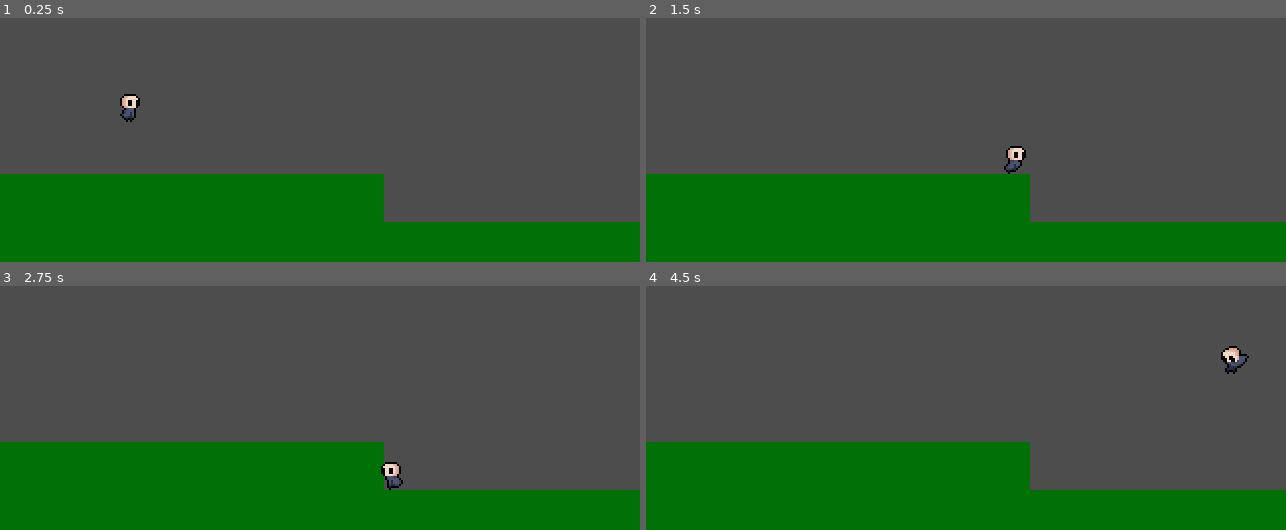
Above: before the commit, frames 1-4 (two rows, left to right).
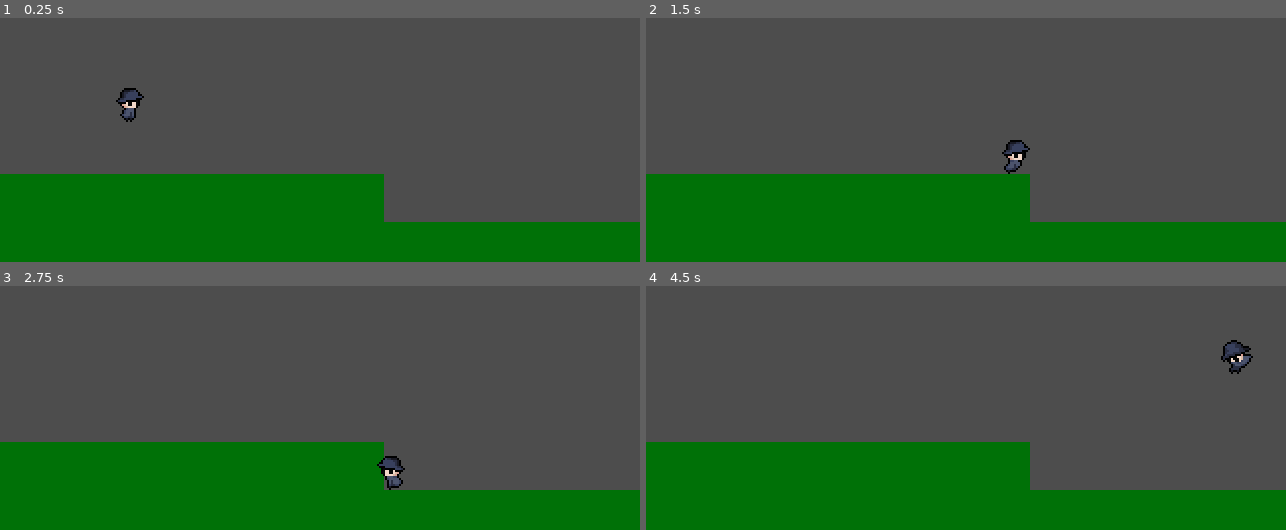
Above: after the commit, the same moments.

Repository: jokw1228/I-Wanna-Be-The-Um
Game: Godot game, scene res://Scenes/DemoScene.tscn
The game is run twice, just before and just after one commit, with the same random seed, the same clock (stepped at 60 frames per second) and the same inputs.
Inputs:
- Up to frame 1 (0.25 s): no input
- Up to frame 2 (1.5 s): hold Right (move_right) from 0.53 s (still down); tap Up (jump) at 0.6, 0.77, 1.07, 1.35 s
- Up to frame 3 (2.75 s): tap Up (jump) at 1.52, 1.82, 2.1 s; release Right (move_right) at 2.03 s; hold Left (move_left) from 2.03 s (still down)
- Up to frame 4 (4.5 s): release Left (move_left) at 2.78 s; hold Right (move_right) 2.78-4.28 s; tap Up (jump) at 2.85, 3.02, 3.32, 3.6, 3.77, 4.07, 4.35 s; hold Left (move_left) from 4.28 s (still down)

The runs differ from the first frame. In frame 1, 0.2% of the frame differs, in the area x 18-23%, y 28-36%; in frame 2, 0.2%; in frame 3, 0.2%; in frame 4, 0.4%, in the area x 89-95%, y 22-37%.

Commit message:
모자(Um) 추가

Diff:
--- a/Scenes/DemoScene.tscn
+++ b/Scenes/DemoScene.tscn
@@ -6,7 +6,7 @@
 size = Vector2(128, 40)
 
 [sub_resource type="RectangleShape2D" id="3"]
-size = Vector2(64, 270)
+size = Vector2(64, 255.5)
 
 [sub_resource type="RectangleShape2D" id="RectangleShape2D_1e53n"]
 size = Vector2(193.125, 64)
@@ -41,11 +41,11 @@
 color = Color(0, 0.443137, 0.027451, 1)
 
 [node name="CollisionShape2D" type="CollisionShape2D" parent="StaticBody2D3"]
-position = Vector2(-552, -224)
+position = Vector2(-552, -232)
 shape = SubResource("3")
 
 [node name="CollisionShape2D2" type="CollisionShape2D" parent="StaticBody2D3"]
-position = Vector2(-170, -231)
+position = Vector2(-168, -231.75)
 shape = SubResource("3")
 
 [node name="CollisionShape2D3" type="CollisionShape2D" parent="StaticBody2D3"]
--- a/Scenes/Player/Player.gd
+++ b/Scenes/Player/Player.gd
@@ -105,7 +105,9 @@
 
 var acc = Vector2()
 
+#node path esport
 @export var AnimatedSprite2D_node: AnimatedSprite2D
+@export var UmAnimatedSprite2D_node: AnimatedSprite2D
 
 #Finite State Machine
 enum flip_h_type {LEFT = 1, RIGHT = 0}
@@ -354,6 +356,7 @@
 		if flip_h_state != value:
 			flip_h_state = value
 			AnimatedSprite2D_node.flip_h = value #좌우 반전은 따로 시그널 및 메소드 구현 안함
+			UmAnimatedSprite2D_node.flip_h = value
 	elif state == "is_moving_side_to_side_state":
 		if is_moving_side_to_side_state != value:
 			is_moving_side_to_side_state = value
@@ -366,10 +369,14 @@
 func update_animation():
 	if is_floating_in_the_air_state == is_floating_in_the_air_type.AIR_RISING:
 		AnimatedSprite2D_node.animation = "jump"
+		UmAnimatedSprite2D_node.animation = "jump"
 	elif is_floating_in_the_air_state == is_floating_in_the_air_type.AIR_FALLING:
 		AnimatedSprite2D_node.animation = "fall"
+		UmAnimatedSprite2D_node.animation = "fall"
 	elif is_floating_in_the_air_state == is_floating_in_the_air_type.GROUND:
 		if is_moving_side_to_side_state == is_moving_side_to_side_type.MOVING:
 			AnimatedSprite2D_node.animation = "walk"
+			UmAnimatedSprite2D_node.animation = "walk"
 		elif is_moving_side_to_side_state == is_moving_side_to_side_type.STOP:
 			AnimatedSprite2D_node.animation = "idle"
+			UmAnimatedSprite2D_node.animation = "idle"
--- a/Scenes/Player/Player.tscn
+++ b/Scenes/Player/Player.tscn
@@ -1,10 +1,13 @@
-[gd_scene load_steps=11 format=3 uid="uid://bbm72675nvcda"]
+[gd_scene load_steps=15 format=3 uid="uid://bbm72675nvcda"]
 
 [ext_resource type="Script" path="res://Scenes/Player/Player.gd" id="1_r2ilq"]
 [ext_resource type="Texture2D" uid="uid://cadqfve1nujug" path="res://Resources/Sprites/Player/sprite_player_fall.png" id="3_n4luc"]
 [ext_resource type="Texture2D" uid="uid://btmy7kh43b6s2" path="res://Resources/Sprites/Player/sprite_player_jump.png" id="4_0hewo"]
 [ext_resource type="Texture2D" uid="uid://5q5nksowyvm1" path="res://Resources/Sprites/Player/sprite_player_idle.png" id="4_qfim3"]
 [ext_resource type="Texture2D" uid="uid://djo6mck7c88pr" path="res://Resources/Sprites/Player/sprite_player_walk.png" id="6_2djx6"]
+[ext_resource type="Texture2D" uid="uid://c25dg3p0623gl" path="res://Resources/Sprites/Player/sprite_player_um_fall.png" id="6_cwewl"]
+[ext_resource type="Texture2D" uid="uid://bh6mr1dtivqqq" path="res://Resources/Sprites/Player/sprite_player_um_idle.png" id="7_ltmdp"]
+[ext_resource type="Texture2D" uid="uid://befsjqb22m7xp" path="res://Resources/Sprites/Player/sprite_player_um_jump.png" id="8_dxt1r"]
 
 [sub_resource type="CapsuleShape2D" id="CapsuleShape2D_vmrs7"]
 radius = 4.0
@@ -63,7 +66,42 @@
 "speed": 12.0
 }]
 
-[node name="Player" type="CharacterBody2D" node_paths=PackedStringArray("AnimatedSprite2D_node")]
+[sub_resource type="SpriteFrames" id="SpriteFrames_ug6b3"]
+animations = [{
+"frames": [{
+"duration": 1.0,
+"texture": ExtResource("6_cwewl")
+}],
+"loop": true,
+"name": &"fall",
+"speed": 5.0
+}, {
+"frames": [{
+"duration": 1.0,
+"texture": ExtResource("7_ltmdp")
+}],
+"loop": true,
+"name": &"idle",
+"speed": 5.0
+}, {
+"frames": [{
+"duration": 1.0,
+"texture": ExtResource("8_dxt1r")
+}],
+"loop": true,
+"name": &"jump",
+"speed": 5.0
+}, {
+"frames": [{
+"duration": 1.0,
+"texture": ExtResource("7_ltmdp")
+}],
+"loop": true,
+"name": &"walk",
+"speed": 5.0
+}]
+
+[node name="Player" type="CharacterBody2D" node_paths=PackedStringArray("AnimatedSprite2D_node", "UmAnimatedSprite2D_node")]
 script = ExtResource("1_r2ilq")
 max_jump_height = 50.0
 min_jump_height = 25.0
@@ -71,11 +109,17 @@
 jump_duration = 0.4
 max_jump_amount = 2
 max_acceleration = 2000
-AnimatedSprite2D_node = NodePath("AnimatedSprite2D")
+AnimatedSprite2D_node = NodePath("PlayerAnimatedSprite2D")
+UmAnimatedSprite2D_node = NodePath("UmAnimatedSprite2D")
 
 [node name="CollisionShape2D" type="CollisionShape2D" parent="."]
 shape = SubResource("CapsuleShape2D_vmrs7")
 
-[node name="AnimatedSprite2D" type="AnimatedSprite2D" parent="."]
+[node name="PlayerAnimatedSprite2D" type="AnimatedSprite2D" parent="."]
 sprite_frames = SubResource("SpriteFrames_fal7p")
 animation = &"idle"
+
+[node name="UmAnimatedSprite2D" type="AnimatedSprite2D" parent="."]
+sprite_frames = SubResource("SpriteFrames_ug6b3")
+animation = &"walk"
+offset = Vector2(0, -1)
Binary file added: Resources/Sprites/Player/sprite_player_um_fall.png
Not shown, added: Resources/Sprites/Player/sprite_player_um_fall.png.import
Binary file added: Resources/Sprites/Player/sprite_player_um_idle.png
Not shown, added: Resources/Sprites/Player/sprite_player_um_idle.png.import
Binary file added: Resources/Sprites/Player/sprite_player_um_jump.png
Not shown, added: Resources/Sprites/Player/sprite_player_um_jump.png.import
